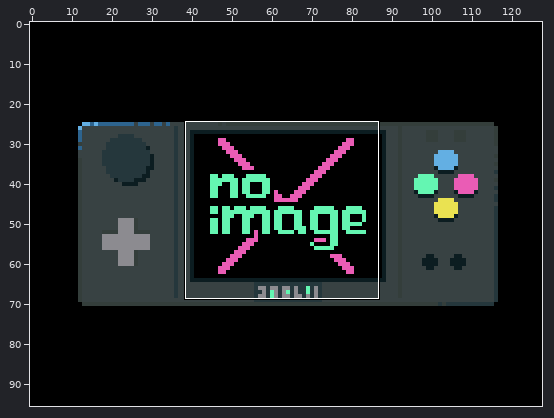
Sprite sheet -- assets/image.png. Above, an overview of the earlier version with the close-up marked.
Close-up. First the earlier version:
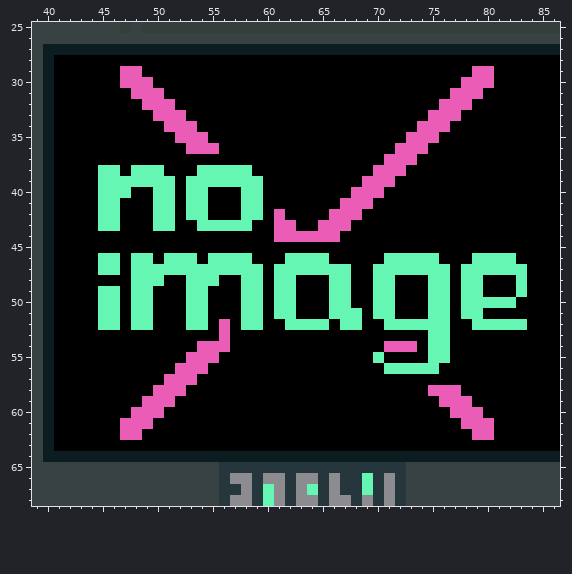
The file is 128x96 pixels. Shown: x 39..86, y 25..68.
And afterwards:
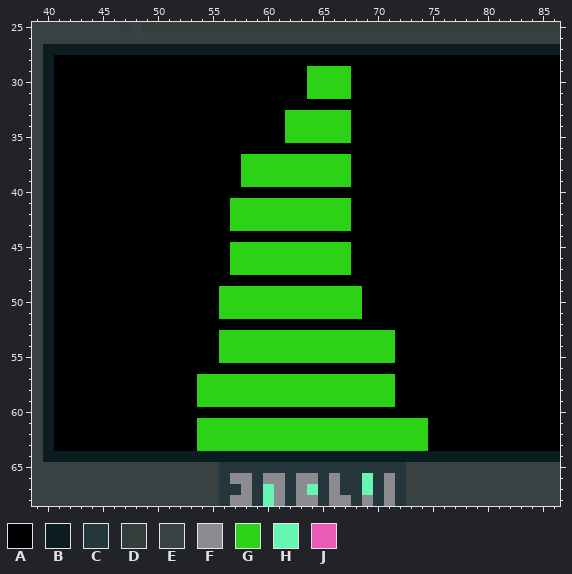
Palette (. is transparent): A #000000  B #0c1d21  C #25373c  D #343e3b  E #384243  F #8c8b90  G #2bd215  H #64f6b2  J #ea5cb5
From old to new:
The author changed colour H to colour A in row 38 at x 45 to 46, 48 to 50 and 54 to 57; in row 39 at x 45 to 51 and 53 to 57; in row 40 at x 45 to 47, 50 to 51, 53 to 54 and 58 to 59; in rows 41 to 42 at x 45 to 46, 50 to 51 and 53 to 54; in row 43 at x 45 to 46, 50 to 51 and 54 to 56; in row 46 at x 45 to 46, 48 to 49, 51 to 53, 55 to 56, 71 to 75 and 79 to 82.
The author changed colour H to colour A in row 47 at x 45 to 46, 48 to 56, 70 to 76 and 78 to 83; in row 48 at x 48 to 50, 53 to 55, 58 to 59, 61 to 62, 66 to 67, 70 to 71, 75 to 76, 78 to 79 and 83; in row 49 at x 45 to 46, 48 to 49, 53 to 54, 70 to 71, 75 to 76, 78 to 79 and 83; in row 50 at x 45 to 46, 48 to 49, 53 to 54, 70 to 71, 75 to 76 and 78 to 82; in row 51 at x 45 to 46, 48 to 49, 53 to 54, 70 to 71, 75 to 76 and 78 to 79; in row 52 at x 45 to 46, 48 to 49, 53 to 54, 58 to 59, 62 to 65, 67 to 68, 71 to 76 and 79 to 83.
The author changed colour H to colour A in rows 53 to 55 at x 75 to 76; in row 56 at x 71 to 75.
The author changed colour J to colour A in row 29 at x 47 to 48 and 79 to 80; in row 30 at x 47 to 49 and 78 to 80; in row 31 at x 48 to 50 and 77 to 79; in row 32 at x 49 to 51 and 76 to 78; in row 33 at x 50 to 52 and 75 to 77; in row 34 at x 51 to 53 and 74 to 76.
The author changed colour J to colour A in row 35 at x 52 to 54 and 73 to 75; in row 36 at x 53 to 55 and 72 to 74; in row 37 at x 71 to 73; in row 38 at x 70 to 72; in row 39 at x 69 to 71; in row 40 at x 68 to 70.
The author changed colour J to colour A in row 41 at x 68 to 69; in row 42 at x 68; in row 44 at x 61 to 66; in row 52 at x 56; in row 54 at x 54 to 55 and 72 to 73; in row 55 at x 53 to 55.
The author changed colour J to colour A in row 56 at x 52 to 54; in row 57 at x 51 to 53; in row 58 at x 50 to 52 and 75 to 77; in row 59 at x 49 to 51 and 76 to 78; in row 60 at x 48 to 50 and 77 to 79; in row 61 at x 47 to 49 and 78 to 80.
The author changed colour J to colour A in row 62 at x 47 to 48 and 79 to 80.
The author changed colour A to colour G in rows 29 to 31 at x 64 to 67; in rows 33 to 35 at x 62 to 67; in row 37 at x 58 to 67; in row 38 at x 59 to 67; in row 39 at x 60 to 67; in row 41 at x 57 and 60 to 66.
The author changed colour A to colour G in row 42 at x 57, 60 and 62 to 65; in row 43 at x 59 to 60 and 63 to 64; in row 45 at x 57 to 67; in row 46 at x 59 to 61 and 66 to 67; in row 47 at x 60; in rows 49 to 50 at x 56 to 57, 60, 63 to 65 and 68.
The author changed colour A to colour G in row 51 at x 56 to 57, 60 and 63 to 65; in row 53 at x 57 to 71; in row 54 at x 57 to 70; in row 55 at x 56 to 69 and 71; in rows 57 to 59 at x 54 to 71; in rows 61 to 63 at x 54 to 74.
The author changed colour H to colour G in row 38 at x 58; in row 39 at x 58 to 59; in rows 41 to 42 at x 58 to 59; in row 43 at x 57 to 58; in row 46 at x 57 to 58 and 62 to 65; in row 47 at x 57 to 59 and 61 to 67.
The author changed colour H to colour G in rows 49 to 50 at x 58 to 59, 61 to 62 and 66 to 67; in row 51 at x 58 to 59, 61 to 62 and 66 to 68; in row 55 at x 70.
The author changed colour J to colour G in row 41 at x 67; in row 42 at x 61 and 66 to 67; in row 43 at x 61 to 62 and 65 to 67; in row 53 at x 56; in row 54 at x 56 and 71.
Changed places in both close-ups, as pixel boxes (x1, y1, x2, y2):
changed: (98, 66, 527, 451)
